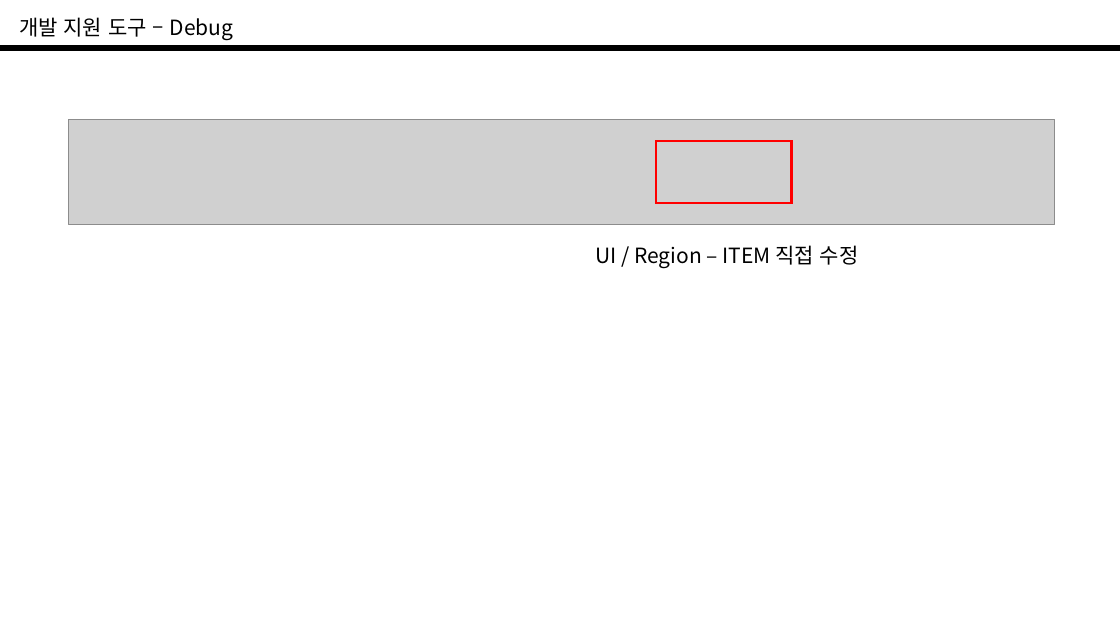
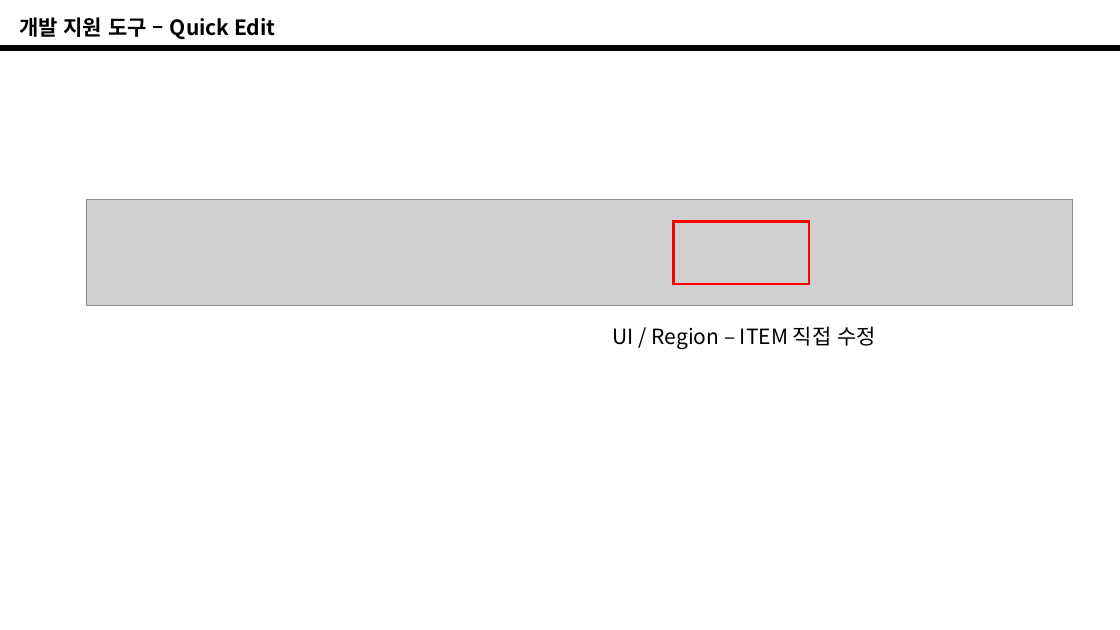
Before and after one commit to kingntop/ap, a slide deck: slide 11 of 4/TTA_교육_과정_4.pptx. Drawn at 1120x630 pixels with LibreOffice and Linux fonts; fonts in the diff are those of the drawing; grey boxes stand for pictures; background and template pictures are left out. Boxes give left, top, right and bottom in pixels: in the first picture for what was removed or moved away, otherwise in the second. Text is boxed around its words. In the diff, an @@ line names an element or a change of style, - is before the commit and + after.

```diff
--- a/4/TTA_교육_과정_4.pptx
+++ b/4/TTA_교육_과정_4.pptx
@@ text at [19,17,275,40]: text changed; bold on @@
-개발 지원 도구 – Debug
+개발 지원 도구 – Quick Edit
@@ 1 picture, 1 text, 1 rectangle: place and size @@
-1 picture, 1 text, 1 rectangle at [69,119,1055,268]
+1 picture, 1 text, 1 rectangle at [87,200,1073,349]
```
Also in this commit, not shown: 13 other slides changed, 1 slide added, 1 slide removed, 4 other files.
